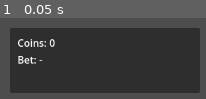
Above: before the commit, frame 1.
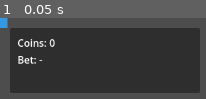
Above: after the commit, the same moment.

Repository: Faratas410/Gallicus-2.0
Game: Godot game, scene res://scenes/Main.tscn
Same seed, same stepped clock (60 frames per second), same inputs: the game is played once before the commit and once after it.
Inputs:
- Up to frame 1 (0.05 s): no input

The runs differ from the first frame. In frame 1, 0.5% of the frame differs, in the area x 0-4%, y 0-13%.

Commit message:
Add player MVP scene and controller

Diff:
--- a/scenes/Main.tscn
+++ b/scenes/Main.tscn
@@ -2,6 +2,7 @@
 
 [ext_resource type="Script" path="res://scripts/systems/run_manager.gd" id="1"]
 [ext_resource type="PackedScene" path="res://scenes/UI.tscn" id="2"]
+[ext_resource type="PackedScene" path="res://scenes/Player.tscn" id="3"]
 
 [node name="Main" type="Node2D"]
 
@@ -9,3 +10,6 @@
 script = ExtResource("1")
 
 [node name="UI" parent="." instance=ExtResource("2")]
+
+[node name="Player" parent="." instance=ExtResource("3")]
+position = Vector2(0, 0)
--- a/scenes/Player.tscn
+++ b/scenes/Player.tscn
@@ -1,14 +1,39 @@
 [gd_scene format=3]
 
-[ext_resource type="Script" path="res://scripts/Player.gd" id="1"]
+[ext_resource type="Script" path="res://scripts/entities/player.gd" id="1"]
 
-[sub_resource type="CircleShape2D" id="CircleShape2D_1"]
-radius = 12.0
+[sub_resource type="CapsuleShape2D" id="CapsuleShape2D_1"]
+radius = 10.0
+height = 24.0
+
+[sub_resource type="RectangleShape2D" id="RectangleShape2D_1"]
+size = Vector2(18, 28)
+
+[sub_resource type="RectangleShape2D" id="RectangleShape2D_2"]
+size = Vector2(26, 20)
 
 [node name="Player" type="CharacterBody2D"]
 script = ExtResource("1")
 
-[node name="Sprite2D" type="Sprite2D" parent="."]
+[node name="CollisionShape2D" type="CollisionShape2D" parent="."]
+shape = SubResource("CapsuleShape2D_1")
 
-[node name="CollisionShape2D" type="CollisionShape2D" parent="."]
-shape = SubResource("CircleShape2D_1")
+[node name="Visual" type="Node2D" parent="."]
+
+[node name="Sprite2D" type="Sprite2D" parent="Visual"]
+
+[node name="Hurtbox" type="Area2D" parent="."]
+collision_layer = 2
+collision_mask = 4
+
+[node name="CollisionShape2D" type="CollisionShape2D" parent="Hurtbox"]
+shape = SubResource("RectangleShape2D_1")
+
+[node name="Hitbox" type="Area2D" parent="."]
+collision_layer = 4
+collision_mask = 1
+monitoring = false
+
+[node name="CollisionShape2D" type="CollisionShape2D" parent="Hitbox"]
+shape = SubResource("RectangleShape2D_2")
+disabled = true
--- /dev/null
+++ b/scripts/entities/player.gd
@@ -0,0 +1,206 @@
+extends CharacterBody2D
+
+signal hit_confirmed(target: Node)
+signal died
+
+enum PlayerState {
+	IDLE,
+	MOVE,
+	ATTACKING,
+	DODGING,
+	BLOCKING,
+	HITSTUN,
+	DEAD,
+}
+
+const MOVE_SPEED := 140.0
+const LIGHT_ATTACK_DURATION := 0.18
+const LIGHT_ATTACK_DAMAGE := 1
+const LIGHT_ATTACK_COOLDOWN := 0.12
+const HEAVY_ATTACK_DURATION := 0.32
+const HEAVY_ATTACK_DAMAGE := 2
+const HEAVY_ATTACK_COOLDOWN := 0.25
+const HEAVY_ATTACK_WINDUP := 0.10
+const DODGE_DURATION := 0.14
+const DODGE_SPEED := 280.0
+
+@export var max_health: int = 10
+
+var is_blocking: bool = false
+
+var _current_health: int
+var _state: PlayerState = PlayerState.IDLE
+var _attack_cooldown: float = 0.0
+var _attack_in_progress: bool = false
+var _attack_damage: int = 0
+var _is_invulnerable: bool = false
+var _last_move_direction := Vector2.DOWN
+var _dodge_direction := Vector2.ZERO
+var _hit_targets: Dictionary = {}
+
+@onready var hitbox: Area2D = $Hitbox
+@onready var hitbox_shape: CollisionShape2D = $Hitbox/CollisionShape2D
+@onready var hurtbox: Area2D = $Hurtbox
+@onready var hurtbox_shape: CollisionShape2D = $Hurtbox/CollisionShape2D
+@onready var sprite: Sprite2D = $Visual/Sprite2D
+
+func _ready() -> void:
+	_current_health = max_health
+	_set_hitbox_active(false)
+	_set_hurtbox_active(true)
+	hitbox.body_entered.connect(_on_hitbox_body_entered)
+	_ensure_placeholder_sprite()
+
+func _physics_process(delta: float) -> void:
+	_update_attack_cooldown(delta)
+	if _state == PlayerState.DEAD:
+		velocity = Vector2.ZERO
+		move_and_slide()
+		return
+
+	if _state == PlayerState.DODGING:
+		velocity = _dodge_direction * DODGE_SPEED
+		move_and_slide()
+		return
+
+	if _state in [PlayerState.ATTACKING, PlayerState.HITSTUN]:
+		velocity = Vector2.ZERO
+		move_and_slide()
+		return
+
+	if _state != PlayerState.BLOCKING:
+		if Input.is_action_just_pressed("dodge"):
+			_start_dodge()
+			move_and_slide()
+			return
+		if _attack_cooldown <= 0.0:
+			if Input.is_action_just_pressed("attack_light"):
+				_start_light_attack()
+				move_and_slide()
+				return
+			if Input.is_action_just_pressed("attack_heavy"):
+				_start_heavy_attack()
+				move_and_slide()
+				return
+
+	_update_block_state()
+	if _state == PlayerState.BLOCKING:
+		velocity = Vector2.ZERO
+		move_and_slide()
+		return
+
+	var input_vector := Input.get_vector("move_left", "move_right", "move_up", "move_down")
+	if input_vector.length() > 0.01:
+		_last_move_direction = input_vector.normalized()
+		velocity = _last_move_direction * MOVE_SPEED
+		_state = PlayerState.MOVE
+	else:
+		velocity = Vector2.ZERO
+		_state = PlayerState.IDLE
+
+	move_and_slide()
+
+func take_damage(amount: int) -> void:
+	if _state == PlayerState.DEAD:
+		return
+	if _is_invulnerable:
+		return
+	var final_damage := amount
+	if is_blocking:
+		final_damage = max(1, int(ceil(amount * 0.5)))
+	_current_health = max(_current_health - final_damage, 0)
+	if _current_health <= 0:
+		_state = PlayerState.DEAD
+		velocity = Vector2.ZERO
+		died.emit()
+		queue_free()
+
+func _start_light_attack() -> void:
+	_start_attack(LIGHT_ATTACK_DAMAGE, LIGHT_ATTACK_DURATION, 0.0, LIGHT_ATTACK_COOLDOWN)
+
+func _start_heavy_attack() -> void:
+	_start_attack(HEAVY_ATTACK_DAMAGE, HEAVY_ATTACK_DURATION, HEAVY_ATTACK_WINDUP, HEAVY_ATTACK_COOLDOWN)
+
+func _start_attack(damage: int, duration: float, windup: float, cooldown: float) -> void:
+	if _attack_in_progress:
+		return
+	_attack_in_progress = true
+	is_blocking = false
+	_state = PlayerState.ATTACKING
+	_attack_damage = damage
+	_set_hitbox_active(false)
+	var active_time := max(duration - windup, 0.0)
+	if windup > 0.0:
+		await get_tree().create_timer(windup).timeout
+		if _state != PlayerState.ATTACKING:
+			_attack_in_progress = false
+			return
+	_set_hitbox_active(true)
+	if active_time > 0.0:
+		await get_tree().create_timer(active_time).timeout
+	_set_hitbox_active(false)
+	_attack_in_progress = false
+	_attack_cooldown = cooldown
+	if _state == PlayerState.ATTACKING:
+		_state = PlayerState.IDLE
+
+func _start_dodge() -> void:
+	_state = PlayerState.DODGING
+	is_blocking = false
+	_is_invulnerable = true
+	_set_hurtbox_active(false)
+	_dodge_direction = Input.get_vector("move_left", "move_right", "move_up", "move_down")
+	if _dodge_direction == Vector2.ZERO:
+		_dodge_direction = _last_move_direction
+	if _dodge_direction == Vector2.ZERO:
+		_dodge_direction = Vector2.RIGHT
+	_dodge_direction = _dodge_direction.normalized()
+	await get_tree().create_timer(DODGE_DURATION).timeout
+	_is_invulnerable = false
+	_set_hurtbox_active(true)
+	if _state == PlayerState.DODGING:
+		_state = PlayerState.IDLE
+
+func _update_block_state() -> void:
+	if Input.is_action_pressed("block"):
+		if _state != PlayerState.BLOCKING:
+			_state = PlayerState.BLOCKING
+			is_blocking = true
+	else:
+		if _state == PlayerState.BLOCKING:
+			_state = PlayerState.IDLE
+		is_blocking = false
+
+func _update_attack_cooldown(delta: float) -> void:
+	if _attack_cooldown > 0.0:
+		_attack_cooldown = max(_attack_cooldown - delta, 0.0)
+
+func _set_hitbox_active(active: bool) -> void:
+	hitbox.monitoring = active
+	hitbox_shape.disabled = not active
+	if active:
+		_hit_targets.clear()
+
+func _set_hurtbox_active(active: bool) -> void:
+	hurtbox.monitoring = active
+	hurtbox_shape.disabled = not active
+
+func _on_hitbox_body_entered(body: Node) -> void:
+	if not _attack_in_progress:
+		return
+	if body == self:
+		return
+	if _hit_targets.has(body):
+		return
+	_hit_targets[body] = true
+	if body.has_method("take_damage"):
+		body.call("take_damage", _attack_damage)
+	hit_confirmed.emit(body)
+
+func _ensure_placeholder_sprite() -> void:
+	if sprite.texture:
+		return
+	var image := Image.create(1, 1, false, Image.FORMAT_RGBA8)
+	image.fill(Color(0.2, 0.6, 0.9, 1.0))
+	sprite.texture = ImageTexture.create_from_image(image)
+	sprite.scale = Vector2(24.0, 32.0)
